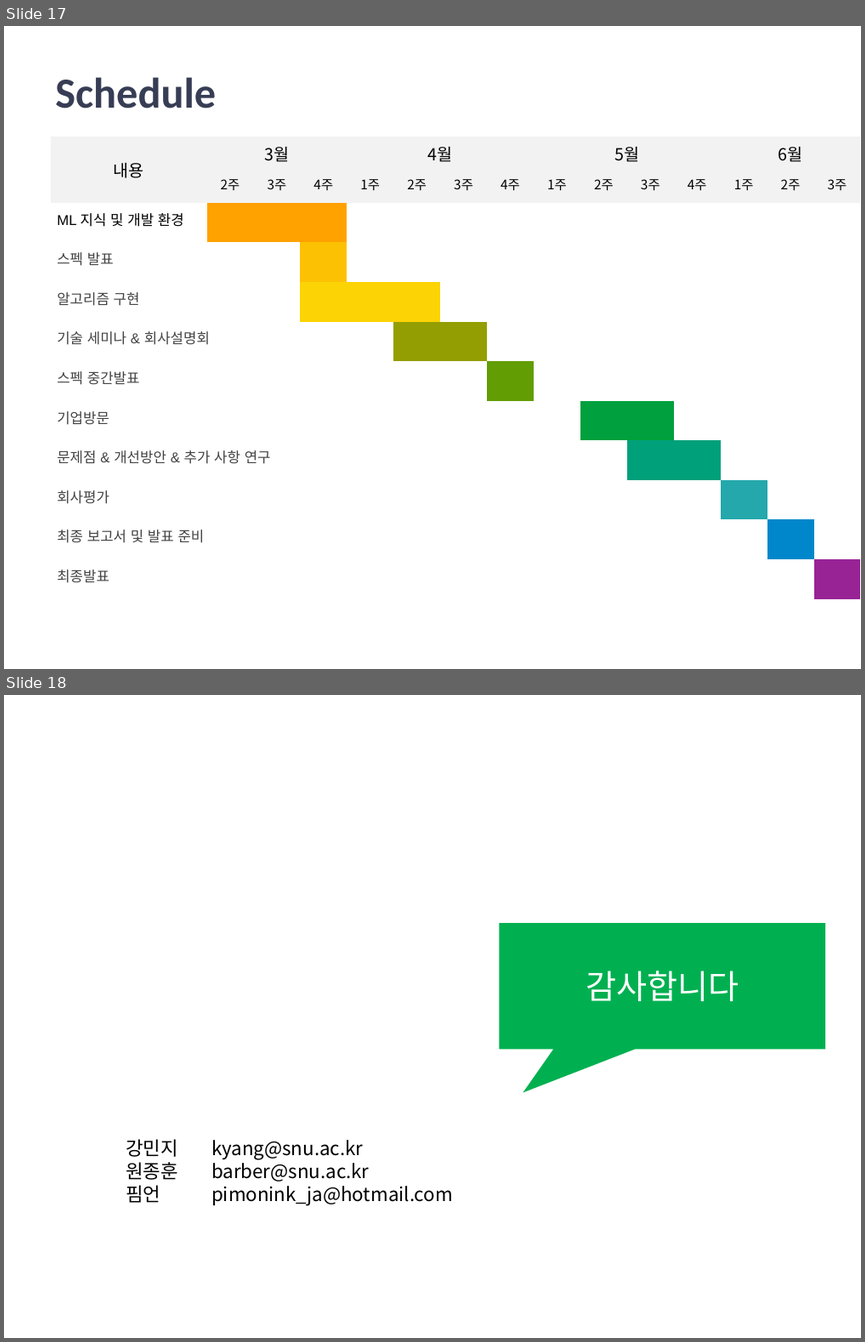
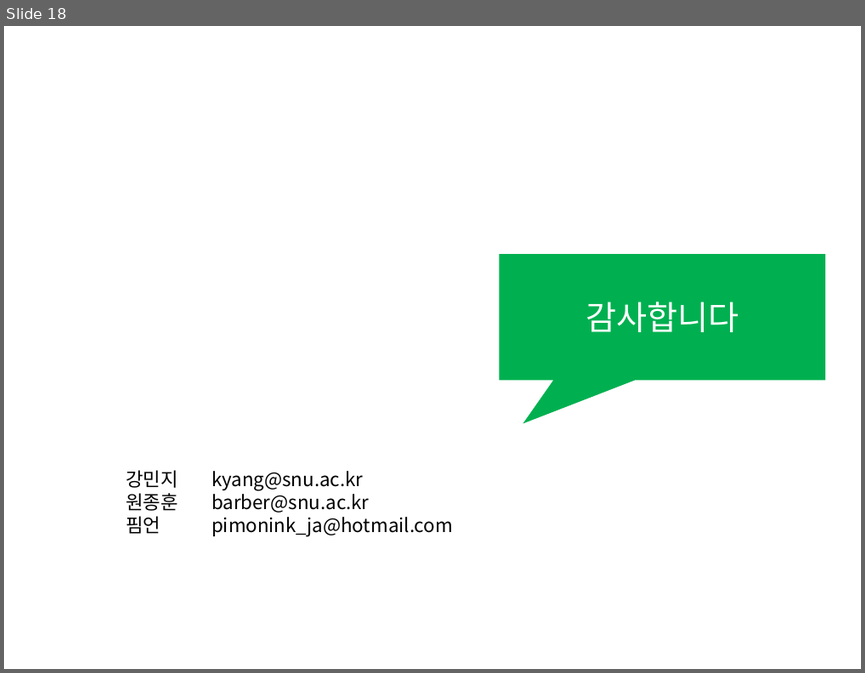
Before and after one commit to Jamjomjara/snu-artoon, a slide deck: artoon-spec.pptx. Shown one above the other, each under a label of ours: slides 17 and 18 before the commit, slide 18 after it. The pictures are 865x1342 and 865x673 pixels, drawn with LibreOffice and Linux fonts; fonts in the diff are those of the drawing; background and template pictures are left out. Boxes give left, top, right and bottom in pixels: in the first picture for what was removed or moved away, otherwise in the second. Text is boxed around its words. In the diff, an @@ line names an element or a change of style, - is before the commit and + after.

```diff
--- a/artoon-spec.pptx
+++ b/artoon-spec.pptx
@@ slide 17 removed at box(4, 26, 861, 669), background #FFFFFF @@
@@ title removed at box(55, 77, 216, 108) @@
-Schedule
@@ table removed at box(51, 136, 861, 586), 12 rows, 15 columns @@
-내용 | 3월 |  |  | 4월 |  |  |  | 5월 |  |  |  | 6월 |  | 
- | 2주 | 3주 | 4주 | 1주 | 2주 | 3주 | 4주 | 1주 | 2주 | 3주 | 4주 | 1주 | 2주 | 3주
-ML 지식 및 개발 환경 |  |  |  |  |  |  |  |  |  |  |  |  |  | 
-스펙 발표 |  |  |  |  |  |  |  |  |  |  |  |  |  | 
-알고리즘 구현 |  |  |  |  |  |  |  |  |  |  |  |  |  | 
-기술 세미나 & 회사설명회 |  |  |  |  |  |  |  |  |  |  |  |  |  | 
-스펙 중간발표 |  |  |  |  |  |  |  |  |  |  |  |  |  | 
-기업방문 |  |  |  |  |  |  |  |  |  |  |  |  |  | 
-문제점 & 개선방안 & 추가 사항 연구 |  |  |  |  |  |  |  |  |  |  |  |  |  | 
-회사평가 |  |  |  |  |  |  |  |  |  |  |  |  |  | 
-최종 보고서 및 발표 준비 |  |  |  |  |  |  |  |  |  |  |  |  |  | 
-최종발표 |  |  |  |  |  |  |  |  |  |  |  |  |  | 
```
Also in this commit, not shown: 15 slides changed, 2 slides added, 1 other slide removed.
